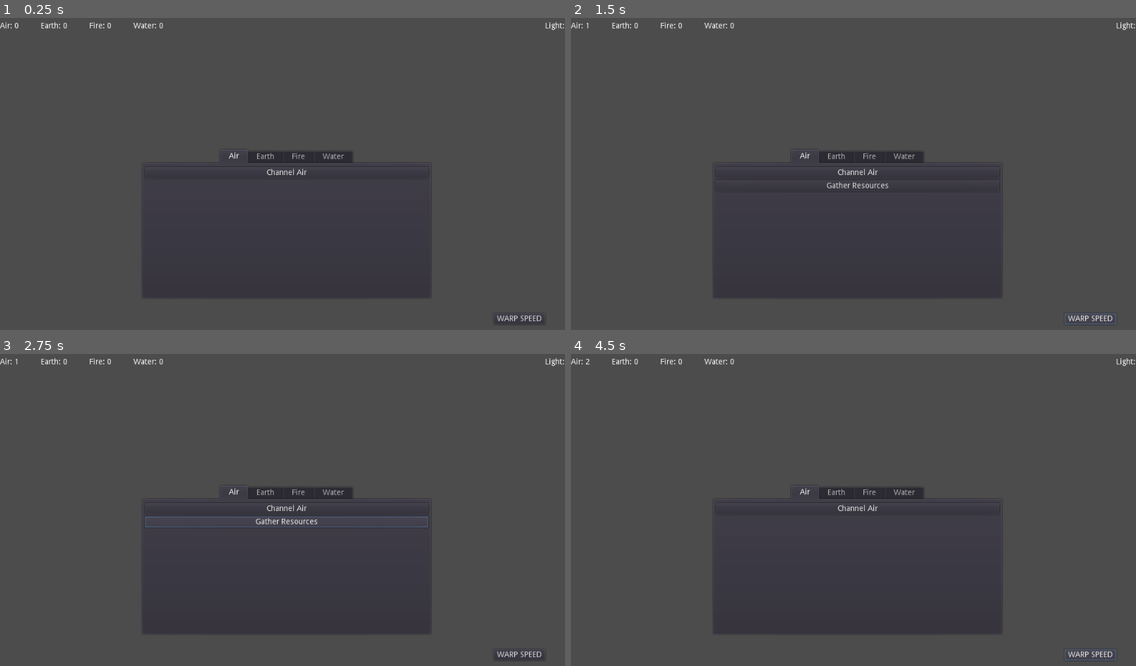
Above: before the commit, frames 1-4 (two rows, left to right).
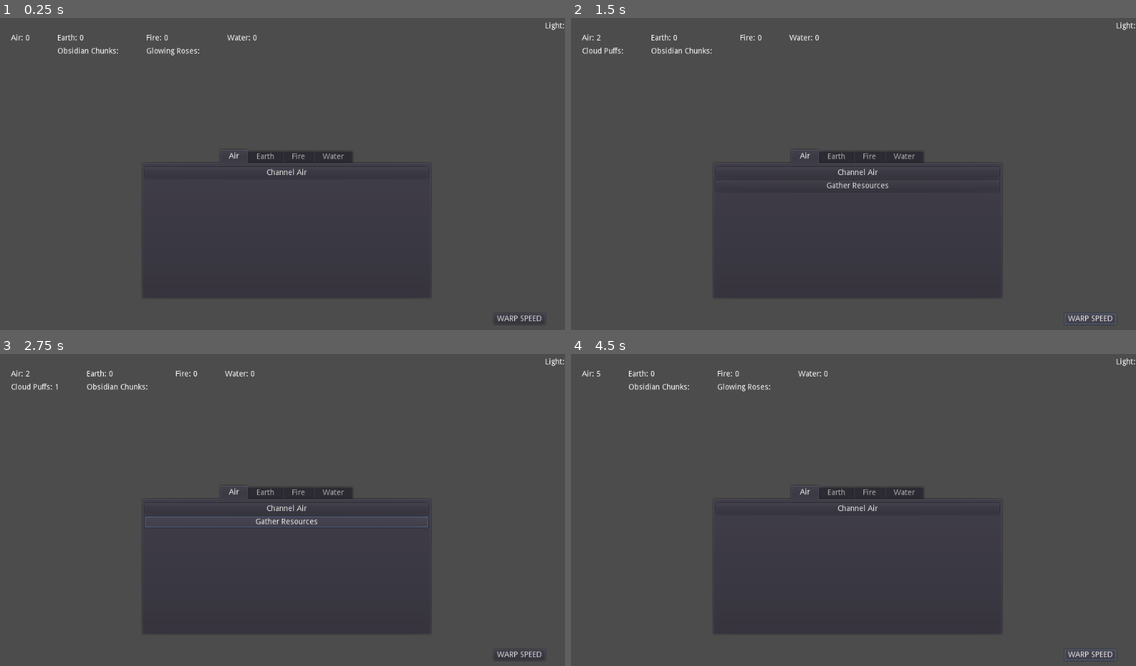
Above: after the commit, the same moments.

Repository: Kevin-Mortimer-19/Spellwarp
Game: Godot game, scene res://Control.tscn
The game is run twice, just before and just after one commit, with the same random seed, the same clock (stepped at 60 frames per second) and the same inputs.
Inputs:
- Up to frame 1 (0.25 s): no input
- Up to frame 2 (1.5 s): click "Channel Air" at 0.5 s; click "WARP SPEED" at 1.25 s
- Up to frame 3 (2.75 s): click "Gather Resources" at 2 s
- Up to frame 4 (4.5 s): click "Channel Air" at 2.75 s; click "Gather Resources" at 3.5 s; click "WARP SPEED" at 4.25 s

The runs differ from the first frame. In frame 1, 0.5% of the frame differs, in the area x 0-46%, y 1-12%; in frame 2, 0.5%; in frame 3, 0.5%; in frame 4, 0.5%.

Commit message:
elemental affinities and script organizing

Diff:
--- a/Control.tscn
+++ b/Control.tscn
@@ -1,68 +1,100 @@
-[gd_scene load_steps=2 format=2]
+[gd_scene load_steps=3 format=2]
 
 [ext_resource path="res://Scripts/BigScript.gd" type="Script" id=1]
+[ext_resource path="res://ResourceController.gd" type="Script" id=2]
 
 [node name="Control" type="Control"]
 anchor_right = 1.0
 anchor_bottom = 1.0
 script = ExtResource( 1 )
 
-[node name="BaseElements" type="HBoxContainer" parent="."]
+[node name="Elements" type="HBoxContainer" parent="."]
 editor/display_folded = true
 anchor_right = 1.0
 anchor_bottom = 1.0
-margin_right = -1.0
-margin_bottom = -550.0
-
-[node name="AirLabel" type="Label" parent="BaseElements"]
-margin_top = 18.0
-margin_right = 22.0
-margin_bottom = 32.0
+margin_left = 20.0
+margin_top = 40.0
+margin_right = -20.0
+margin_bottom = -480.0
+custom_constants/separation = 50
+
+[node name="Air" type="VBoxContainer" parent="Elements"]
+margin_right = 75.0
+margin_bottom = 80.0
+custom_constants/separation = 10
+
+[node name="Count" type="Label" parent="Elements/Air"]
+margin_right = 75.0
+margin_bottom = 14.0
 text = "Air:"
 
-[node name="BlankSpaceLabel1" type="Label" parent="BaseElements"]
-margin_left = 26.0
-margin_top = 18.0
-margin_right = 58.0
-margin_bottom = 32.0
-text = "        "
-
-[node name="EarthLabel" type="Label" parent="BaseElements"]
-margin_left = 62.0
-margin_top = 18.0
-margin_right = 98.0
-margin_bottom = 32.0
+[node name="Subresource" type="Label" parent="Elements/Air" groups=[
+"air",
+]]
+margin_top = 24.0
+margin_right = 75.0
+margin_bottom = 38.0
+text = "Cloud Puffs:"
+
+[node name="Earth" type="VBoxContainer" parent="Elements"]
+margin_left = 125.0
+margin_right = 236.0
+margin_bottom = 80.0
+custom_constants/separation = 10
+
+[node name="Count" type="Label" parent="Elements/Earth"]
+margin_right = 111.0
+margin_bottom = 14.0
 text = "Earth:"
 
-[node name="BlankSpaceLabel2" type="Label" parent="BaseElements"]
-margin_left = 102.0
-margin_top = 18.0
-margin_right = 134.0
-margin_bottom = 32.0
-text = "        "
-
-[node name="FireLabel" type="Label" parent="BaseElements"]
-margin_left = 138.0
-margin_top = 18.0
-margin_right = 166.0
-margin_bottom = 32.0
+[node name="Subresource" type="Label" parent="Elements/Earth" groups=[
+"earth",
+]]
+margin_top = 24.0
+margin_right = 111.0
+margin_bottom = 38.0
+text = "Obsidian Chunks:"
+
+[node name="Fire" type="VBoxContainer" parent="Elements"]
+margin_left = 286.0
+margin_right = 383.0
+margin_bottom = 80.0
+custom_constants/separation = 10
+
+[node name="Count" type="Label" parent="Elements/Fire"]
+margin_right = 97.0
+margin_bottom = 14.0
 text = "Fire:"
 
-[node name="BlankSpaceLabel3" type="Label" parent="BaseElements"]
-margin_left = 170.0
-margin_top = 18.0
-margin_right = 202.0
-margin_bottom = 32.0
-text = "        "
-
-[node name="WaterLabel" type="Label" parent="BaseElements"]
-margin_left = 206.0
-margin_top = 18.0
-margin_right = 248.0
-margin_bottom = 32.0
+[node name="Subresource" type="Label" parent="Elements/Fire" groups=[
+"fire",
+]]
+margin_top = 24.0
+margin_right = 97.0
+margin_bottom = 38.0
+text = "Glowing Roses:"
+
+[node name="Water" type="VBoxContainer" parent="Elements"]
+margin_left = 433.0
+margin_right = 523.0
+margin_bottom = 80.0
+custom_constants/separation = 10
+
+[node name="Count" type="Label" parent="Elements/Water"]
+margin_right = 90.0
+margin_bottom = 14.0
 text = "Water:"
 
+[node name="Subresource" type="Label" parent="Elements/Water" groups=[
+"water",
+]]
+margin_top = 24.0
+margin_right = 90.0
+margin_bottom = 38.0
+text = "Coral Crystals:"
+
 [node name="LightHBox" type="HBoxContainer" parent="."]
+editor/display_folded = true
 margin_right = 1023.0
 margin_bottom = 50.0
 alignment = 2
@@ -206,10 +238,17 @@
 margin_right = 982.0
 margin_bottom = 568.0
 text = "WARP SPEED"
+
+[node name="Resource_Controller" type="Node" parent="."]
+script = ExtResource( 2 )
 [connection signal="pressed" from="TabContainer/Air/Button1" to="." method="_on_air_button_pressed"]
+[connection signal="pressed" from="TabContainer/Air/Gather" to="Resource_Controller" method="_on_air_sub_gather_button_pressed"]
 [connection signal="pressed" from="TabContainer/Earth/Button1" to="." method="_on_earth_button_pressed"]
+[connection signal="pressed" from="TabContainer/Earth/Gather" to="Resource_Controller" method="_on_earth_sub_gather_button_pressed"]
 [connection signal="pressed" from="TabContainer/Fire/Button1" to="." method="_on_fire_button_pressed"]
+[connection signal="pressed" from="TabContainer/Fire/Gather" to="Resource_Controller" method="_on_fire_sub_gather_button_pressed"]
 [connection signal="pressed" from="TabContainer/Water/Button1" to="." method="_on_water_button_pressed"]
+[connection signal="pressed" from="TabContainer/Water/Gather" to="Resource_Controller" method="_on_water_sub_gather_button_pressed"]
 [connection signal="pressed" from="VBoxContainer/Button1" to="." method="_on_check_button_pressed"]
 [connection signal="pressed" from="VBoxContainer/Button2" to="." method="_on_buy_bean_farmer_button_pressed"]
 [connection signal="timeout" from="VBoxContainer/Timer1" to="." method="_on_bean_farmer_timer_timeout"]
--- /dev/null
+++ b/ResourceController.gd
@@ -0,0 +1,98 @@
+extends Node
+
+onready var air_sub_label: Label = get_node("../Elements/Air/Subresource")
+onready var earth_sub_label: Label = get_node("../Elements/Earth/Subresource")
+onready var fire_sub_label: Label = get_node("../Elements/Fire/Subresource")
+onready var water_sub_label: Label = get_node("../Elements/Water/Subresource")
+
+var air_sub_count = 0
+var earth_sub_count = 0
+var fire_sub_count = 0
+var water_sub_count = 0
+
+var r_clicker = 1
+
+func resources(r1, r2):
+	disable_groups()
+
+	print("The resources available are as follows:")
+	match r1:
+		0:
+			print("AIR")
+			air_resource()
+		1:
+			print("EARTH")
+			earth_resource()
+		2:
+			print ("FIRE")
+			fire_resource()
+		3:
+			print("WATER")
+			water_resource()
+	match r2:
+		0:
+			print("AIR")
+			air_resource()
+		1:
+			print("EARTH")
+			earth_resource()
+		2:
+			print ("FIRE")
+			fire_resource()
+		3:
+			print("WATER")
+			water_resource()
+
+func disable_groups():
+	for r in get_tree().get_nodes_in_group("air"):
+		r.visible = false
+	for r in get_tree().get_nodes_in_group("earth"):
+		r.visible = false
+	for r in get_tree().get_nodes_in_group("fire"):
+		r.visible = false
+	for r in get_tree().get_nodes_in_group("water"):
+		r.visible = false
+
+func air_resource():
+	for r in get_tree().get_nodes_in_group("air"):
+		r.visible = true
+
+func earth_resource():
+	for r in get_tree().get_nodes_in_group("earth"):
+		r.visible = true
+
+func fire_resource():
+	for r in get_tree().get_nodes_in_group("fire"):
+		r.visible = true
+
+func water_resource():
+	for r in get_tree().get_nodes_in_group("water"):
+		r.visible = true
+
+func _on_air_sub_gather_button_pressed():
+	add_sub_air(r_clicker)
+
+func add_sub_air(amount):
+	air_sub_count += amount
+	air_sub_label.text = "Cloud Puffs: %s" % air_sub_count
+
+func _on_earth_sub_gather_button_pressed():
+	add_sub_earth(r_clicker)
+
+func add_sub_earth(amount):
+	earth_sub_count += amount
+	earth_sub_label.text = "Obsidian Chunks: %s" % earth_sub_count
+
+func _on_fire_sub_gather_button_pressed():
+	add_sub_fire(r_clicker)
+
+func add_sub_fire(amount):
+	fire_sub_count += amount
+	fire_sub_label.text = "Glowing Roses: %s" % fire_sub_count
+
+func _on_water_sub_gather_button_pressed():
+	add_sub_water(r_clicker)
+
+func add_sub_water(amount):
+	water_sub_count += amount
+	water_sub_label.text = "Coral Crystals %s" % water_sub_count
--- a/Scripts/BigScript.gd
+++ b/Scripts/BigScript.gd
@@ -8,15 +8,27 @@
 onready var bean_farmer_button = $VBoxContainer/Button2
 onready var bean_farmer_timer: Timer = $VBoxContainer/Timer1
 
-onready var air_label: Label = $BaseElements/AirLabel
-onready var earth_label: Label = $BaseElements/EarthLabel
-onready var fire_label: Label = $BaseElements/FireLabel
-onready var water_label: Label = $BaseElements/WaterLabel
+onready var air_label: Label = $Elements/Air/Count
+onready var earth_label: Label = $Elements/Earth/Count
+onready var fire_label: Label = $Elements/Fire/Count
+onready var water_label: Label = $Elements/Water/Count
+
+onready var Resource_Controller = $Resource_Controller
 
 var air_count = 0
 var earth_count = 0
 var fire_count = 0
 var water_count = 0
+
+var air_clicker = 1
+var earth_clicker = 1
+var fire_clicker = 1
+var water_clicker = 1
+
+var air_sub_count = 0
+var earth_sub_count = 0
+var fire_sub_count = 0
+var water_sub_count = 0
 
 enum RESOURCES {AIR, EARTH, FIRE, WATER, LIGHT, NULL}
 
@@ -70,97 +82,44 @@
 	bean_farmer_label.text = "bean farmer count: %s" % bean_farmer_count
 
 func _on_air_button_pressed():
-	add_air(clicker_add)
+	add_air(air_clicker)
 
 func add_air(amount):
 	air_count += amount
 	air_label.text = "Air: %s" % air_count
 
 func _on_earth_button_pressed():
-	add_earth(clicker_add)
+	add_earth(earth_clicker)
 
 func add_earth(amount):
 	earth_count += amount
 	earth_label.text = "Earth: %s" % earth_count
 
 func _on_fire_button_pressed():
-	add_fire(clicker_add)
+	add_fire(fire_clicker)
 
 func add_fire(amount):
 	fire_count += amount
 	fire_label.text = "Fire: %s" % fire_count
 
 func _on_water_button_pressed():
-	add_water(clicker_add)
+	add_water(water_clicker)
 
 func add_water(amount):
 	water_count += amount
 	water_label.text = "Water: %s" % water_count
 
 func new_dimension():
-	current_dim = dim.new(rng.randi_range(1,5),rng.randi_range(1,5),rng.randi_range(1,5),rng.randi_range(1,5))
-	resources(current_dim.get_resource_1(), current_dim.get_resource_2())
-
-func resources(r1, r2):
-	disable_groups()
-
-	print("The resources available are as follows:")
-	match r1:
-		0:
-			print("AIR")
-			air_resource()
-		1:
-			print("EARTH")
-			earth_resource()
-		2:
-			print ("FIRE")
-			fire_resource()
-		3:
-			print("WATER")
-			water_resource()
-	match r2:
-		0:
-			print("AIR")
-			air_resource()
-		1:
-			print("EARTH")
-			earth_resource()
-		2:
-			print ("FIRE")
-			fire_resource()
-		3:
-			print("WATER")
-			water_resource()
+	air_clicker = rng.randi_range(1,5)
+	earth_clicker = rng.randi_range(1,5)
+	fire_clicker = rng.randi_range(1,5)
+	water_clicker = rng.randi_range(1,5)
+	current_dim = dim.new(air_clicker, earth_clicker, fire_clicker, water_clicker)
+	Resource_Controller.resources(current_dim.get_resource_1(), current_dim.get_resource_2())
 
 func _on_bean_farmer_timer_timeout():
 	set_count(bean_farmer_count * bean_farm.get_output())
 
-func air_resource():
-	for r in get_tree().get_nodes_in_group("air"):
-		r.visible = true
-
-func earth_resource():
-	for r in get_tree().get_nodes_in_group("earth"):
-		r.visible = true
-
-func fire_resource():
-	for r in get_tree().get_nodes_in_group("fire"):
-		r.visible = true
-
-func water_resource():
-	for r in get_tree().get_nodes_in_group("water"):
-		r.visible = true
-
-func disable_groups():
-	for r in get_tree().get_nodes_in_group("air"):
-		r.visible = false
-	for r in get_tree().get_nodes_in_group("earth"):
-		r.visible = false
-	for r in get_tree().get_nodes_in_group("fire"):
-		r.visible = false
-	for r in get_tree().get_nodes_in_group("water"):
-		r.visible = false
-
 func _on_warp_button_pressed():
 	print("Warp!")
 	new_dimension()
